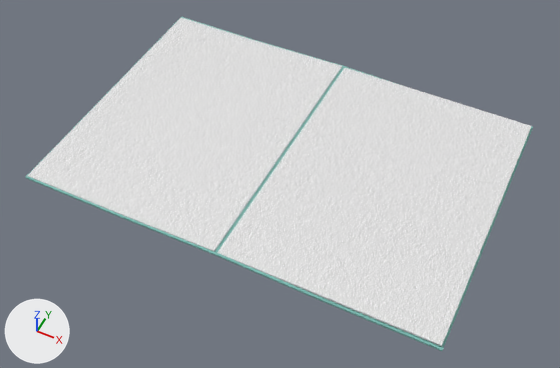
One commit to the FBX model Assets/Objects/File.fbx: the scene before it, then after it.
Camera for both pictures: a camera (50 mm lens) standing at (0.136, -0.507, 0.58) and looking at (-0.104, -0.027, -0.02). Arrows for +X, +Y and +Z are at lower left; the lights stay in place. Both versions are drawn at frame 61 of the action 'Take 001'; the numbers are the values there.
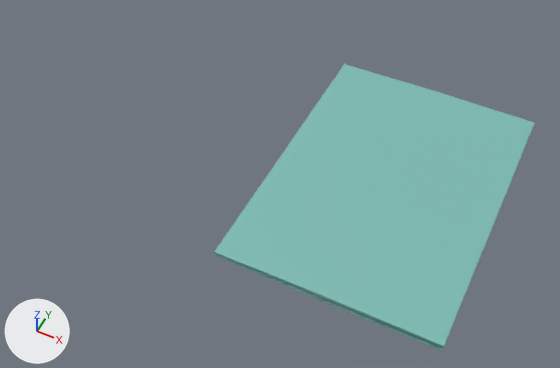
Boxes [x1, y1, x2, y2] around the edits, measured in the pictures (560 x 368 px):
'polySurface4', moved, turned
    before: [26, 17, 345, 255]
    after: [214, 64, 534, 347]
'polySurface3', moved, turned (not visible afterwards)
    before: [28, 18, 342, 251]
'pCube3', unchanged, covered by the edit
    before: [217, 68, 531, 346]
    after: [301, 288, 406, 332]

The change in detail:
Object 'polySurface4' (ob_polysurface4) moves from (-11.09, -0.369, 0.0) to (-10.82, 0.0484, 0.0).
Object 'polySurface4' (ob_polysurface4) turns from (0, -180, -0) to (180, 0, -0.4) degrees about x, y and z.
